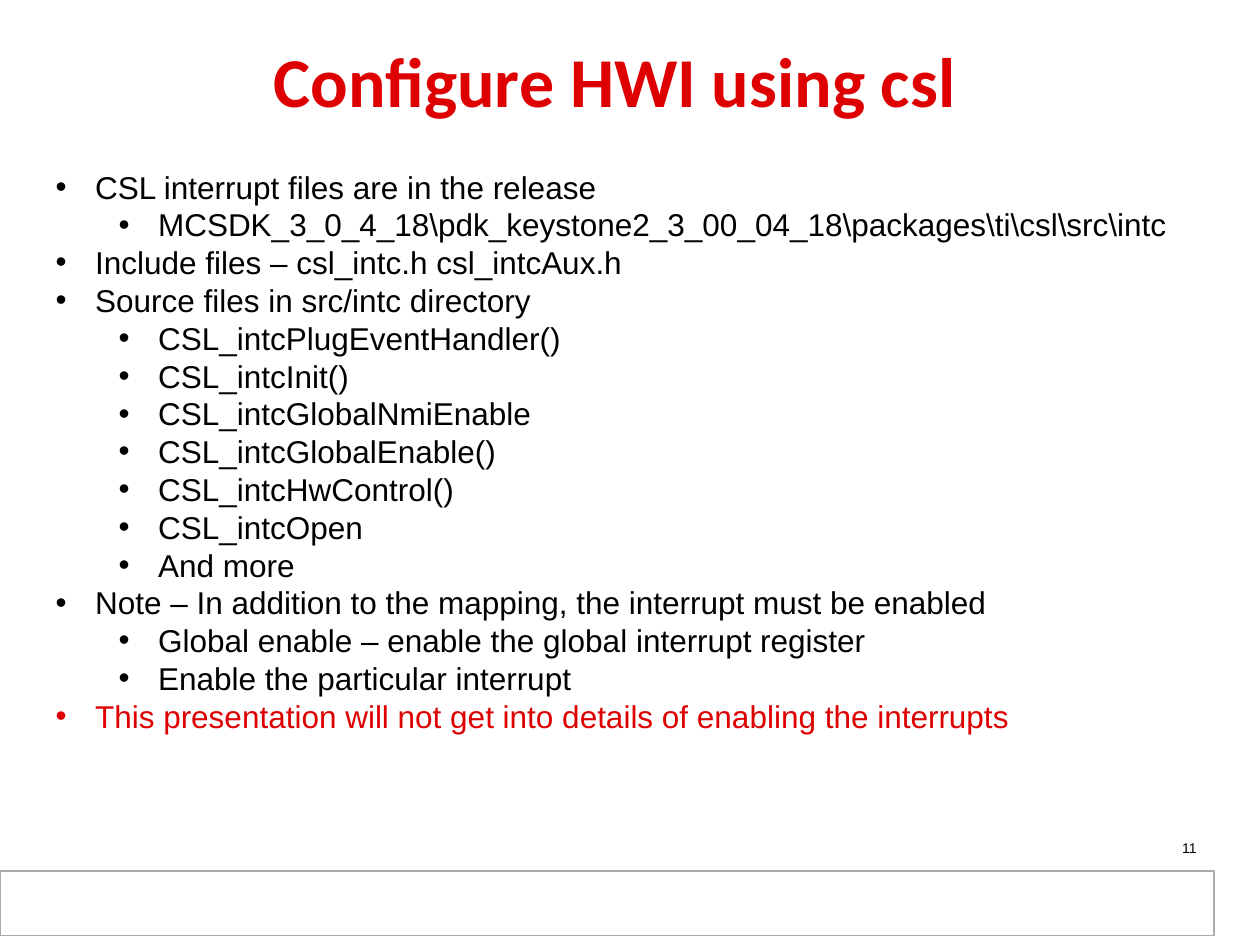
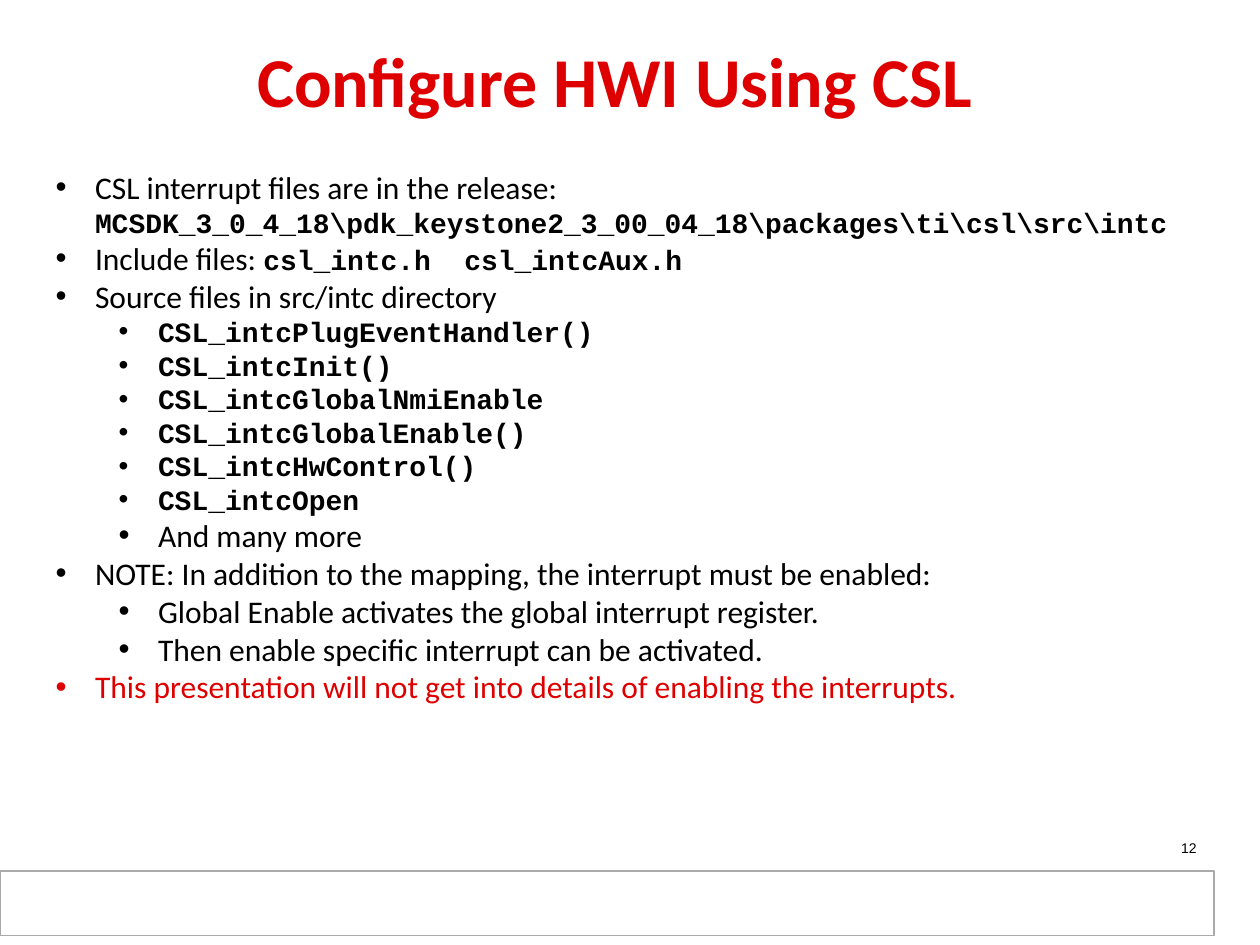
Before and after one commit to hari1989/keystone-workshop, a slide deck: slide 12 of slides/KeyStone_Interrupts.pptx (slide 11 before the commit). Drawn at 1260x945 pixels with LibreOffice and Linux fonts; fonts in the diff are those of the drawing; background and template pictures are left out. Boxes give left, top, right and bottom in pixels: in the first picture for what was removed or moved away, otherwise in the second. Text is boxed around its words. In the diff, an @@ line names an element or a change of style, - is before the commit and + after.

```diff
--- a/slides/KeyStone_Interrupts.pptx
+++ b/slides/KeyStone_Interrupts.pptx
@@ title at (257,57,972,119): text changed @@
-Configure HWI using csl
+Configure HWI Using CSL
@@ text at (95,177,1167,273): text changed; size 18 to 16 pt; font Arial to Courier New; bold on @@
-• CSL interrupt files are in the release
-  • MCSDK_3_0_4_18\pdk_keystone2_3_00_04_18\packages\ti\csl\src\intc
-• Include files – csl_intc.h csl_intcAux.h
+• CSL interrupt files are in the release:
+  MCSDK_3_0_4_18\pdk_keystone2_3_00_04_18\packages\ti\csl\src\intc
+• Include files: csl_intc.h csl_intcAux.h
@@ text at (95,286,594,516): font Arial to Calibri in "Source files in src/intc directory"; size 18 to 16 pt, font Arial to Courier New, bold on in "CSL_intcPlugEventHandler()", "CSL_intcInit()", "CSL_intcGlobalNmiEnable", "CSL_intcGlobalEnable()" and 2 more places @@
@@ text at (95,525,956,704): text changed; font Arial to Calibri @@
-  • And more
-• Note – In addition to the mapping, the interrupt must be enabled
-  • Global enable – enable the global interrupt register
-  • Enable the particular interrupt
-• This presentation will not get into details of enabling the interrupts
+  • And many more
+• NOTE: In addition to the mapping, the interrupt must be enabled:
+  • Global Enable activates the global interrupt register.
+  • Then enable specific interrupt can be activated.
+• This presentation will not get into details of enabling the interrupts.
@@ page number at (1181,843,1197,853): text changed @@
-11
+12
```
Also in this commit, not shown: 29 other slides changed, 7 slides added, 6 slides removed.
